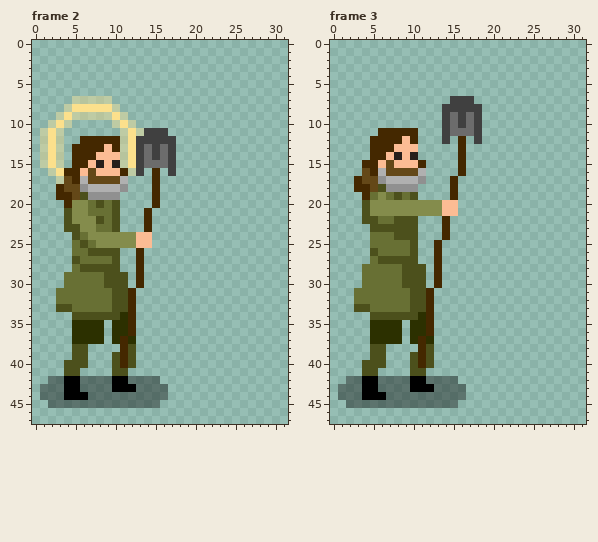
Two states of a pixel-art file, Arte/San_Isidro_Full.aseprite. The picture above is the old version.
32x48 pixels, 16 frames. Colours within 5 levels of each other are drawn and written as one. Shown: frame 2, frame 3. The commit also changed other frames, which this record leaves out.
The same view after the edit:
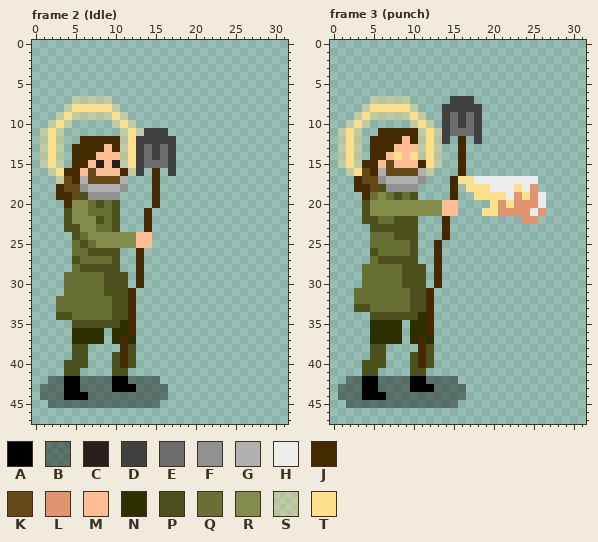
Palette (. is transparent): A #000000  B #05040365  C #271f1b  D #404040  E #6c6c6c  F #909090  G #b0b0b0  H #ececec  J #442800  K #644818  L #e09470  M #fcbc94  N #2c3000  P #4c501c  Q #687034  R #848c4c  S #fce08c65  T #fce08c
The author wrote: Animacion base san isidro
The edit:
--- frame 2 (Idle), layer "Layer 3 Copy"
@@ x 1..13 @@
 30 ...QQQQQPPP.J
-31 ..QQQQQQQPPJ.
+31 ...QQQQQPPPJ.
 32 ..QQQQQQQPPJ.
-33 ..PPQQQQQPPJ.
-34 ....PPPPPPNJ.
-35 ....NNNN.NNJ.
+33 ..QQQQQQQPPJ.
+34 ..PPQQQQQPPJ.
+35 ....PPPPPPNJ.
 36 ....NNNN.NNJ.
--- frame 3 (punch), layers "Layer 3 Copy", "Layer 5"
@@ x 0..31 @@
  6 ................................
- 7 ...............DDD..............
- 8 ..............DDDDD.............
- 9 ..............DEDED.............
-10 ..............DEDED.............
-11 ......JJJJJ...DEEED.............
-12 .....JJJJMJ...D.J.D.............
-13 .....JJJMMM.....J...............
-14 .....JJMCMC.....J...............
-15 ....JJMKMMMJ....J...............
-16 ....KJGKKKKG....J...............
-17 ...JKKFGGGGF...J................
-18 ...JJKPFFFF....J................
-19 ....JQRQPQP....J................
-20 ....PRRRRRRRRRMM................
-21 ....PRRRRRRRRRMM................
-22 ....PPQQPPP...J.................
+ 7 .....SSSSS.....DDD..............
+ 8 ....STTTTTS...DDDDD.............
+ 9 ...STSSSSSTS..DEDED.............
+10 ..STS.....STS.DEDED.............
+11 .STS..JJJJJSTSDEEED.............
+12 .STS.JJJJMJSTSD.J.D.............
+13 .STS.JJJMMMSTS..J...............
+14 .STS.JJMTMTSTS..J...............
+15 .STSJJMKMMMJTS..J...............
+16 ..STKJGKKKKGS...J...............
+17 ...JKKFGGGGF...JTTHHHHHHHH......
+18 ...JJKPFFFF....J.TTTHHHTHL......
+19 ....JQRQPQP....J..TTTTHLTLH.....
+20 ....PRRRRRRRRRMM....TLTLLLH.....
+21 ....PRRRRRRRRRMM...TTLLLLHL.....
+22 ....PPQQPPP...J.........LL......
 23 .....PPPPPP...J.................
Changed places in both pictures, as pixel boxes (x1, y1, x2, y2):
changed: (56, 288, 128, 328)
changed: (338, 96, 546, 224)
